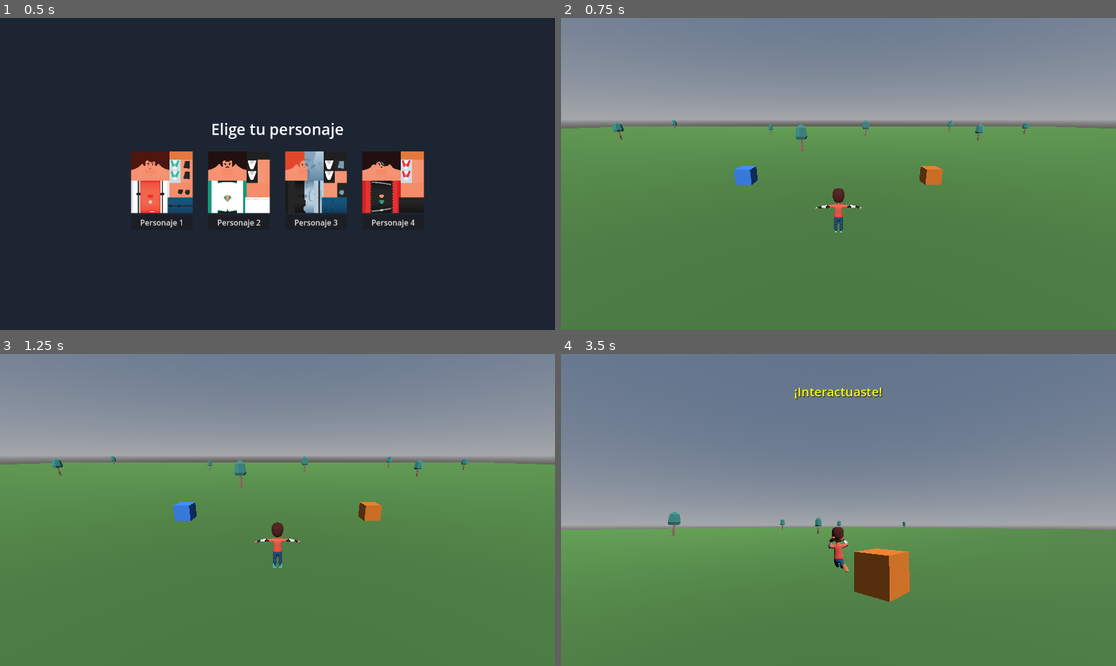
Above: before the commit, frames 1-4 (two rows, left to right).
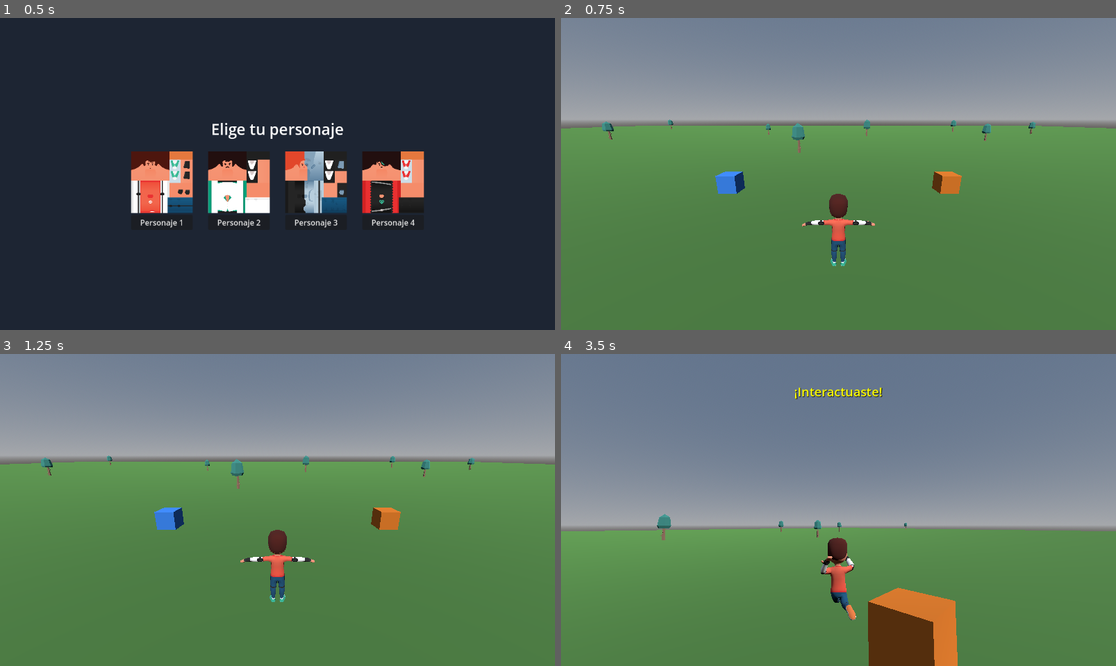
Above: after the commit, the same moments.

Repository: BigBang1010101010/game12
Game: Godot game, scene res://scenes/character_select.tscn
Two runs of this game, one before a commit and one after it. Both use one fixed random seed, a clock stepped at 60 frames per second and the inputs below.
Inputs (mouse positions are in pixels of both pictures, inside the frame that each line leads up to):
- Up to frame 1 (0.5 s): no input
- Up to frame 2 (0.75 s): click "Personaje 1" at 0.5 s
- Up to frame 3 (1.25 s): no input
- Up to frame 4 (3.5 s): tap Enter at 1.25 s; move the mouse to (866, 510) at 1.27 s; hold E (interact) 1.28-2.03 s; hold W (move_forward) from 1.28 s (still down); click (866, 510) at 1.42 s; tap Space (jump) at 1.52, 2.27 s; move the mouse to (810, 510) at 2.02 s; tap Shift at 2.1 s; tap E (interact) at 2.75 s; move the mouse to (849, 503) at 2.77 s; hold E (interact) from 2.78 s (still down)

Frame 1 is identical in both runs. In frame 2, 2.4% of the frame differs, in the area x 1-99%, y 32-80%; in frame 3, 2.4%; in frame 4, 6.4%, in the area x 0-100%, y 50-100%.

Commit message:
Scale up character ~18%, bring camera closer, fix T-pose flash on spawn
Player model/collision (scaled together, kept aligned):
- MODEL_SCALE 0.465 -> 0.465*1.18, CapsuleShape3D_1 radius 0.4->0.47 and
  height 1.8->2.12, MODEL_FEET_OFFSET -0.9->-1.06 (still -height/2).
- CameraYaw pivot raised 1.3->1.53 to track the taller eye height, and
  Camera3D distance pulled in 7->5 per the "acércala" request.

T-pose bug: root-caused, not assumed. Measured bone deltas on the real
Player right after spawn were exactly 0.0000 degrees on all 58 bones,
still 0.0000 after 2 full process frames, and only 0.37 degrees by frame
12 - not a hierarchy/parenting regression (AnimationPlayer is still a
correct sibling of Skeleton3D, and a same-scale replay of last session's
idle/run/jump height+width sweep reproduced its numbers to 4 decimal
places, so retargeting itself is intact). The actual cause: CharacterRig
retargets each track as a delta from the SOURCE clip's own rest rotation
(character_rig.gd), which makes frame 0 of every retargeted clip land
exactly on the TARGET skeleton's rest pose by construction - i.e. literal
T-pose. Starting "idle" playback at t=0 on spawn therefore held a real,
measurable T-pose for several frames. Fixed by seeking the AnimationPlayer
to the clip's midpoint immediately after play(), skipping past that
rest-aligned instant entirely.

Re-verified headless after all changes together: bone deltas are
non-zero (max 7.36 degrees) immediately after spawn now; the idle/run/jump
extent sweep at the new scale reproduces the old numbers scaled by
exactly 1.180x, confirming retargeting still works correctly bigger; and
a full run through the house doorway with the enlarged capsule and visual
mesh clears the door lintel with a 0.38 margin and the wider frame with
no stuck frames.

Diff:
--- a/scenes/main.tscn
+++ b/scenes/main.tscn
@@ -77,8 +77,8 @@
 size = Vector3(7, 0.2, 7)
 
 [sub_resource type="CapsuleShape3D" id="CapsuleShape3D_1"]
-radius = 0.4
-height = 1.8
+radius = 0.47
+height = 2.12
 
 [sub_resource type="StandardMaterial3D" id="StandardMaterial3D_sfd1f"]
 resource_name = "woodBark"
@@ -336,12 +336,12 @@
 shape = SubResource("CapsuleShape3D_1")
 
 [node name="CameraYaw" type="Node3D" parent="Player"]
-transform = Transform3D(1, 0, 0, 0, 1, 0, 0, 0, 1, 0, 1.3, 0)
+transform = Transform3D(1, 0, 0, 0, 1, 0, 0, 0, 1, 0, 1.53, 0)
 
 [node name="CameraPitch" type="Node3D" parent="Player/CameraYaw"]
 
 [node name="Camera3D" type="Camera3D" parent="Player/CameraYaw/CameraPitch"]
-transform = Transform3D(1, 0, 0, 0, 1, 0, 0, 0, 1, 0, 0, 7)
+transform = Transform3D(1, 0, 0, 0, 1, 0, 0, 0, 1, 0, 0, 5)
 current = true
 
 [node name="Tree01" type="StaticBody3D" parent="."]
--- a/scripts/player.gd
+++ b/scripts/player.gd
@@ -18,16 +18,19 @@
 const CHARACTER_MODEL := "res://assets/characters/character_model.glb"
 ## The imported model's rest-pose vertex data measures ~3.76 units tall (feet
 ## to top of hair), reconstructed via manual linear-blend skinning
-## (bind-pose vertices + bone weights + skeleton pose) - about 2.1x taller
-## than the 1.8-tall collision capsule. Scaling it down to match the capsule
-## (rather than enlarging the capsule to match it) is what keeps the
-## character able to fit through the house's 2.4-tall door at all; a
-## 3.76-tall capsule couldn't fit through a 2.4 opening no matter the offset.
-const MODEL_SCALE := 0.465
-## Feet-to-origin offset: the capsule collision (radius 0.4, height 1.8) is
-## centered on the Player's origin, so its bottom sits 0.9 below it. The
-## character model's root is at its feet, so it's offset down to match.
-const MODEL_FEET_OFFSET := -0.9
+## (bind-pose vertices + bone weights + skeleton pose). MODEL_SCALE brings
+## that down to match the collision capsule below - enlarging the capsule to
+## match the raw model instead isn't viable, since it'd be taller than the
+## house's 2.4-tall door opening. 0.465 was the original 1:1 match to the old
+## 1.8-tall capsule; this is that same ratio scaled up ~18% (both the model
+## and the capsule below grew together, so they stay aligned).
+const MODEL_SCALE := 0.465 * 1.18
+## Feet-to-origin offset: the capsule collision (radius 0.47, height 2.12) is
+## centered on the Player's origin, so its bottom sits half the height below
+## it. The character model's root is at its feet, so it's offset down to
+## match - keep this at -CapsuleShape3D_1.height/2 (scenes/main.tscn) or the
+## visual model and the physical capsule drift apart again.
+const MODEL_FEET_OFFSET := -1.06
 ## The source model's own front faces local +Z, the opposite of Godot's -Z
 ## forward convention (confirmed via its skeleton rest pose: "LeftArm" sits
 ## on +X, which only matches a +Z-facing rig). This constant rotation gets
@@ -216,6 +219,17 @@
 	# "Skeleton3D:BoneName" paths relative to that root.
 	skeleton.get_parent().add_child(animation_player)
 	animation_player.play("idle")
+	# CharacterRig retargets each track as a delta from the SOURCE clip's own
+	# rest pose (see character_rig.gd), which makes frame 0 of every
+	# retargeted clip land exactly on the TARGET skeleton's rest pose - i.e.
+	# literal T-pose (measured: 0.0000 degrees of bone delta on all 58 bones
+	# at t=0, still 0.0000 after 2 full process frames, only 0.37 degrees by
+	# frame 12). Starting playback at t=0 therefore holds a real, visible
+	# T-pose for several frames right as the character spawns. Skipping
+	# straight into the loop sidesteps that anchor point entirely.
+	var idle_anim: Animation = animation_player.get_animation_library("").get_animation("idle")
+	if idle_anim:
+		animation_player.seek(idle_anim.length * 0.5, true)
 
 func _apply_skin(skel: Skeleton3D) -> void:
 	var mesh_instance := _find_mesh_instance(skel)
